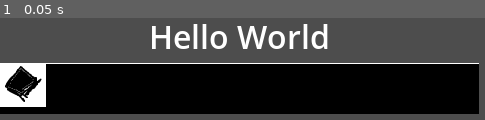
Above: before the commit, frame 1.
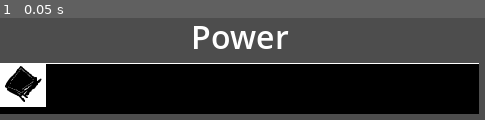
Above: after the commit, the same moment.

Repository: AndrewJDGalga/ggj2024
Game: Godot game, scene res://UI/GolfMeter/golf_meter_h.tscn
The game is run twice, just before and just after one commit, with the same random seed, the same clock (stepped at 60 frames per second) and the same inputs. The project has no main scene, so this scene is started directly.
Inputs:
- Up to frame 1 (0.05 s): no input

The runs differ from the first frame. In frame 1, 4.1% of the frame differs, in the area x 31-68%, y 5-31%.

Commit message:
Update vertical golf meter
Edit text so it is center aligned

Diff:
--- /dev/null
+++ b/UI/GolfMeter.gd
@@ -0,0 +1,38 @@
+extends Control
+
+var TimeUnits = "seconds"
+var new_percent = 0 # testing var for debug
+
+# optional text label for the golf meter
+@export var text_label : Label
+
+# Called when the node enters the scene tree for the first time.
+func _ready():
+	pass # Replace with function body.
+
+# Called every frame. 'delta' is the elapsed time since the previous frame.
+func _process(delta):
+	pass
+
+# function used for debugging the meter
+func step_debug_meter():
+	new_percent += 0.001
+	new_percent = clampf(new_percent, 0, 1)
+	set_meter_point_percent(new_percent)
+	set_safe_zone_percent(new_percent)
+
+# sets the meter point position relative to the bar it is attached to. Range 0-1
+func set_meter_point_percent(percent):
+	var meter_size = $BalanceMeterSafeProgressBar.get_size()
+	var meter_point_size = $BalanceMeterSafeProgressBar/BalanceMeterPoint.get_size()
+	var new_position = percent * (meter_size.x - meter_point_size.x/2)
+	$BalanceMeterSafeProgressBar/BalanceMeterPoint.position = Vector2(new_position, 0)
+
+# sets the difficulty of the meter to balance on Range 0-1
+func set_safe_zone_percent(percent):
+	$BalanceMeterSafeProgressBar.set_value(percent*100)
+
+# sets the text of the meter if valid
+func set_meter_text(text: String):
+	if (is_instance_valid(text_label)):
+		text_label.set_text(text)
--- a/UI/GolfMeter/golf_meter_base.tscn
+++ b/UI/GolfMeter/golf_meter_base.tscn
@@ -1,5 +1,6 @@
-[gd_scene load_steps=4 format=3 uid="uid://bfrkthsjqt71x"]
+[gd_scene load_steps=5 format=3 uid="uid://bfrkthsjqt71x"]
 
+[ext_resource type="Script" path="res://UI/GolfMeter.gd" id="1_ao8yo"]
 [ext_resource type="Texture2D" uid="uid://cem1wu2lpxf6l" path="res://UI/ProgressBar/BarBg.png" id="1_mco4t"]
 [ext_resource type="Texture2D" uid="uid://63ptta7ehmre" path="res://UI/ProgressBar/BarProgress.png" id="2_drasb"]
 [ext_resource type="Texture2D" uid="uid://vlh1uirlb4kh" path="res://UI/Icons/MeterPoint.png" id="3_3th0w"]
@@ -14,6 +15,7 @@
 offset_bottom = -743.0
 grow_horizontal = 2
 grow_vertical = 2
+script = ExtResource("1_ao8yo")
 
 [node name="BalanceMeterSafeProgressBar" type="TextureProgressBar" parent="."]
 layout_mode = 2
--- a/UI/GolfMeter/golf_meter_h.tscn
+++ b/UI/GolfMeter/golf_meter_h.tscn
@@ -18,11 +18,12 @@
 
 [node name="Label" type="Label" parent="HBoxContainer"]
 layout_mode = 2
-text = "Hello World
+text = "Power
 "
 label_settings = ExtResource("1_gu40e")
 horizontal_alignment = 1
 
-[node name="GolfMeter" parent="HBoxContainer" instance=ExtResource("2_rtgqq")]
+[node name="GolfMeter" parent="HBoxContainer" node_paths=PackedStringArray("text_label") instance=ExtResource("2_rtgqq")]
 custom_minimum_size = Vector2(480.2, 0)
 layout_mode = 2
+text_label = NodePath("../Label")
--- a/UI/GolfMeter/golf_meter_v.tscn
+++ b/UI/GolfMeter/golf_meter_v.tscn
@@ -13,15 +13,18 @@
 
 [node name="Label" type="Label" parent="."]
 layout_mode = 2
-offset_left = -4.0
-offset_right = 87.0
-offset_bottom = 23.0
-text = "Hello World
-"
+anchor_left = 0.011
+anchor_right = 0.852
+anchor_bottom = 0.095
+offset_left = -0.0130002
+offset_right = 0.0839844
+offset_bottom = 0.034996
+text = "test"
 label_settings = ExtResource("1_bu7fm")
 horizontal_alignment = 1
+autowrap_mode = 2
 
-[node name="GolfMeter" parent="." instance=ExtResource("2_twwn7")]
+[node name="GolfMeter" parent="." node_paths=PackedStringArray("text_label") instance=ExtResource("2_twwn7")]
 custom_minimum_size = Vector2(33.16, 0)
 layout_mode = 2
 anchors_preset = 0
@@ -33,3 +36,4 @@
 offset_bottom = 52.0
 rotation = 1.5708
 pivot_offset = Vector2(0, 52)
+text_label = NodePath("../Label")
